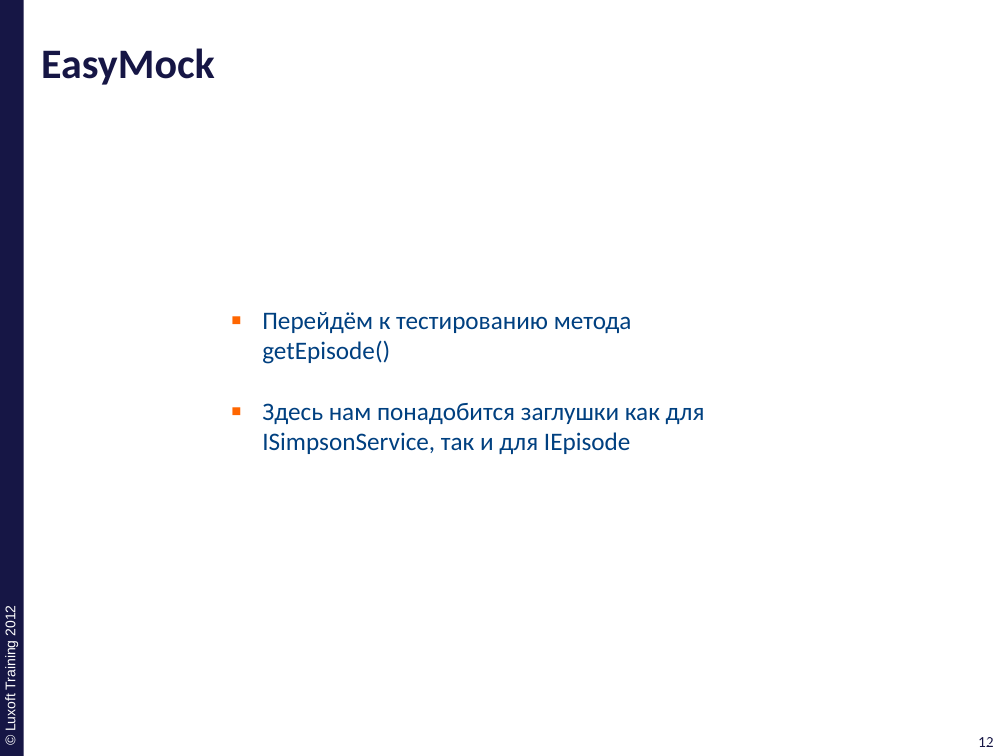
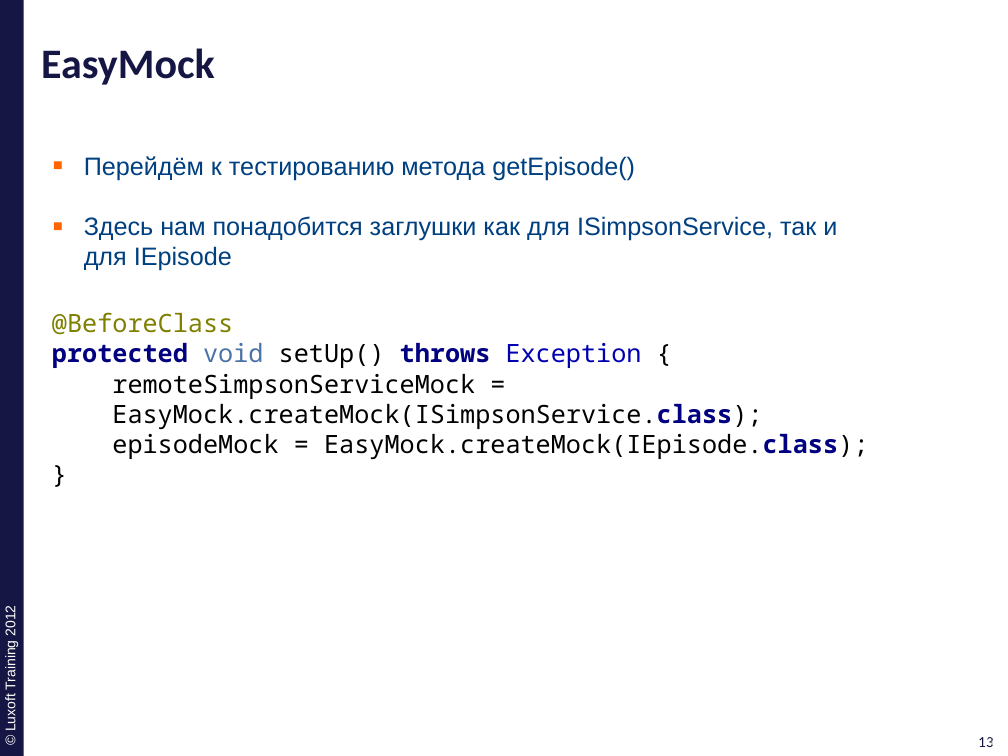
Before and after one commit to ivan-dyachenko/Trainings, a slide deck: slide 13 of Test Driven Development/materials/pptx/5. TDD-EasyMock.pptx (slide 12 before the commit). Drawn at 1008x756 pixels with LibreOffice and Linux fonts; fonts in the diff are those of the drawing; background and template pictures are left out. Boxes give left, top, right and bottom in pixels: in the first picture for what was removed or moved away, otherwise in the second. Text is boxed around its words. In the diff, an @@ line names an element or a change of style, - is before the commit and + after.

Commit message:
complete EasyMock presentaion and code exapmles

```diff
--- a/Test Driven Development/materials/pptx/5. TDD-EasyMock.pptx
+++ b/Test Driven Development/materials/pptx/5. TDD-EasyMock.pptx
@@ text "Перейдём к тестированию метода getEpisode()": place and size @@
-text "Перейдём к тестированию метода getEpisode()" at (262,312,705,454)
+text "Перейдём к тестированию метода getEpisode()" at (84,156,837,271)
@@ text "Перейдём к тестированию метода getEpisode()" at (84,156,837,271): font Calibri to Arial @@
@@ text added at (52,312,868,459), 18 pt, text #000000 @@
+@BeforeClass
+protected void setUp() throws Exception {
+remoteSimpsonServiceMock =
+EasyMock.createMock(ISimpsonService.class);
+episodeMock = EasyMock.createMock(IEpisode.class);
+}
@@ page number at (978,737,994,747): text changed @@
-12
+13
@@ page number at (983,737,999,747): text changed @@
-12
+13
```
Also in this commit, not shown: 17 other slides changed, 4 slides added, 2 slides removed.
